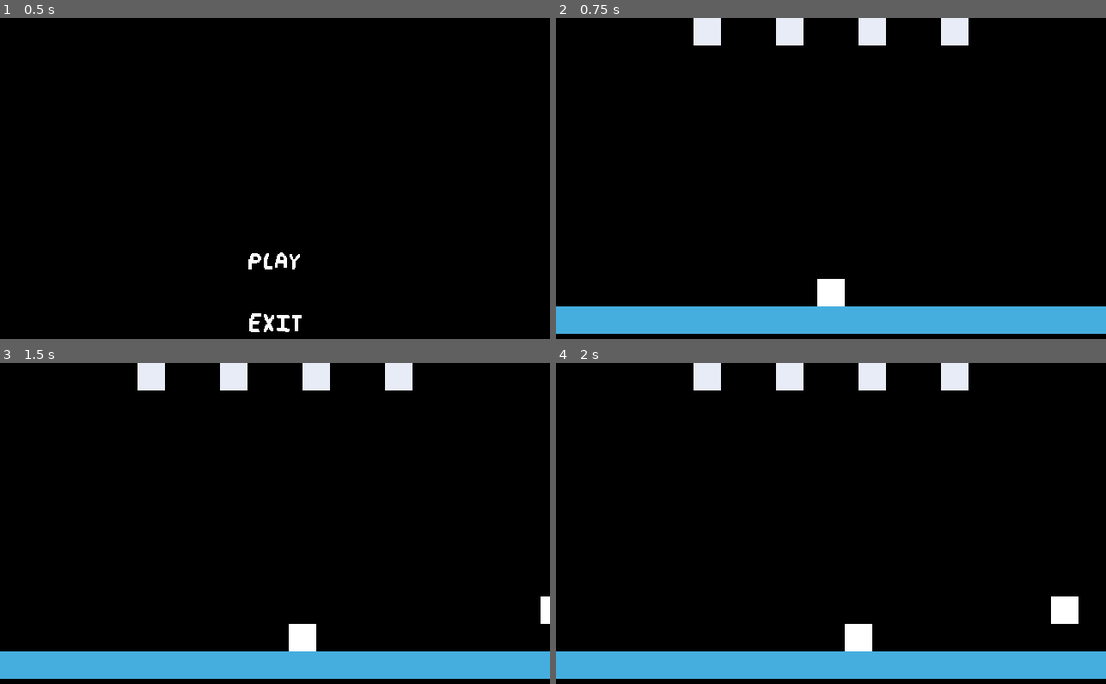
Above: before the commit, frames 1-4 (two rows, left to right).
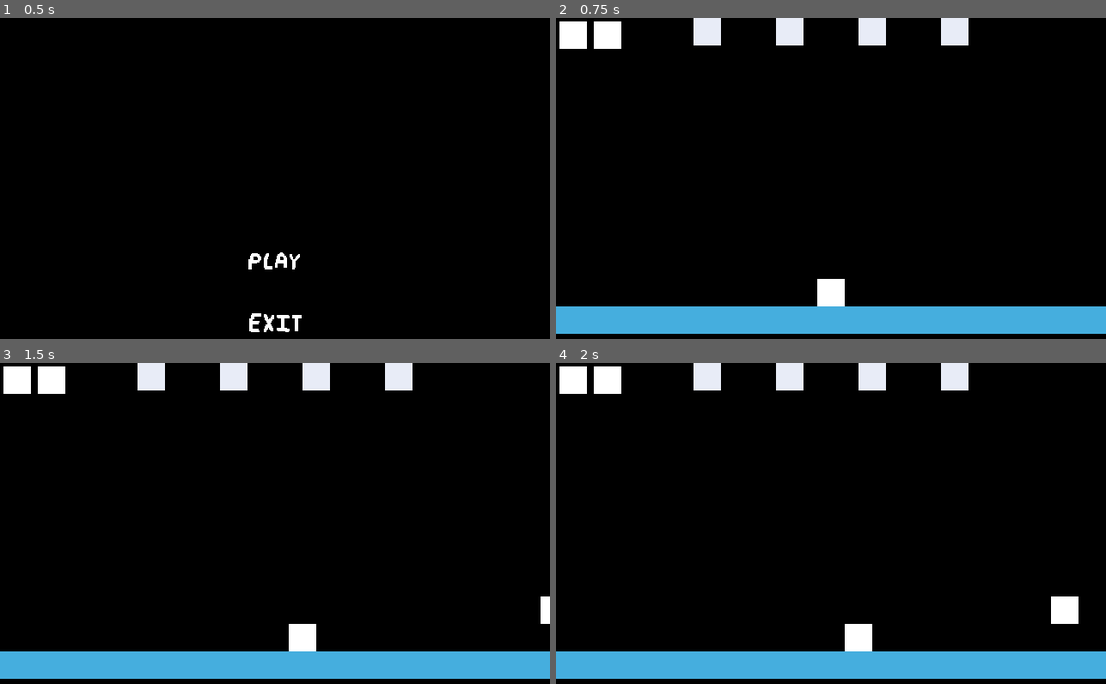
Above: after the commit, the same moments.

Repository: ChrisCee2/20gc3frogger
Game: Godot game, scene res://ui/main_menu.tscn
Same seed, same stepped clock (60 frames per second), same inputs: the game is played once before the commit and once after it.
Inputs (mouse positions are in pixels of both pictures, inside the frame that each line leads up to):
- Up to frame 1 (0.5 s): no input
- Up to frame 2 (0.75 s): click (831, 261) at 0.5 s
- Up to frame 3 (1.5 s): tap Enter at 1.25 s; move the mouse to (396, 610) at 1.27 s; hold D (right) from 1.28 s (still down)
- Up to frame 4 (2 s): keep holding D (right)

Frame 1 is identical in both runs. In frame 2, 0.9% of the frame differs, in the area x 0-12%, y 1-10%; in frame 3, 0.9%; in frame 4, 0.9%.

Commit message:
GC3-28: Create UI for lives

Diff:
--- a/test_scene.tscn
+++ b/test_scene.tscn
@@ -9,6 +9,7 @@
 [ext_resource type="PackedScene" uid="uid://dtdj5camjcni5" path="res://objects/spawner.tscn" id="6_8pr8v"]
 [ext_resource type="PackedScene" uid="uid://di4c40pm2o71b" path="res://objects/bed.tscn" id="8_buypi"]
 [ext_resource type="PackedScene" uid="uid://bt1kl17cqxynq" path="res://ui/game_end_menu.tscn" id="9_njel3"]
+[ext_resource type="PackedScene" uid="uid://cqr02dvtuihdd" path="res://ui/lives.tscn" id="10_vr1i5"]
 
 [sub_resource type="RectangleShape2D" id="RectangleShape2D_8pr8v"]
 size = Vector2(639, 31)
@@ -28,7 +29,7 @@
 beds = NodePath("../Beds")
 play_area = NodePath("../PlayArea")
 player = NodePath("../Player")
-game_end_menu = NodePath("../GameEndMenu")
+game_end_menu = NodePath("../CanvasLayer/GameEndMenu")
 
 [node name="Water" parent="." instance=ExtResource("6_7cbxl")]
 z_index = -1
@@ -76,4 +77,8 @@
 [node name="Bed4" parent="Beds" instance=ExtResource("8_buypi")]
 position = Vector2(144, -304)
 
-[node name="GameEndMenu" parent="." instance=ExtResource("9_njel3")]
+[node name="CanvasLayer" type="CanvasLayer" parent="."]
+
+[node name="GameEndMenu" parent="CanvasLayer" instance=ExtResource("9_njel3")]
+
+[node name="Lives" parent="CanvasLayer" instance=ExtResource("10_vr1i5")]
--- /dev/null
+++ b/ui/lives.gd
@@ -0,0 +1,22 @@
+class_name Lives extends HBoxContainer
+
+@export var life_sprite: Sprite2D
+
+func remove_life() -> void:
+	var life = get_child(0)
+	if life:
+		life.queue_free()
+
+func add_life() -> void:
+	var panel: Panel = Panel.new()
+	var sprite: Sprite2D = life_sprite.duplicate()
+	sprite.show()
+	panel.add_child(sprite)
+	panel.texture_filter = CanvasItem.TEXTURE_FILTER_NEAREST
+	add_child(panel)
+
+func set_lives(lives: int) -> void:
+	for life in get_children():
+		life.queue_free()
+	for i in range(lives):
+		add_life()
--- /dev/null
+++ b/ui/lives.tscn
@@ -0,0 +1,28 @@
+[gd_scene load_steps=3 format=3 uid="uid://cqr02dvtuihdd"]
+
+[ext_resource type="Script" uid="uid://b31p5drlj8fek" path="res://ui/lives.gd" id="1_posq7"]
+
+[sub_resource type="CanvasTexture" id="CanvasTexture_0s3oi"]
+
+[node name="Lives" type="HBoxContainer"]
+anchors_preset = -1
+offset_left = 20.0
+offset_top = 20.0
+offset_right = 40.0
+theme_override_constants/separation = 40
+alignment = 2
+script = ExtResource("1_posq7")
+
+[node name="Panel" type="Panel" parent="."]
+layout_mode = 2
+
+[node name="Sprite2D" type="Sprite2D" parent="Panel"]
+scale = Vector2(32, 32)
+texture = SubResource("CanvasTexture_0s3oi")
+
+[node name="Panel2" type="Panel" parent="."]
+layout_mode = 2
+
+[node name="Sprite2D" type="Sprite2D" parent="Panel2"]
+scale = Vector2(32, 32)
+texture = SubResource("CanvasTexture_0s3oi")
Not shown: 1 places in test_scene.tscn that only renumber resources
Not shown, added: ui/lives.gd.uid
